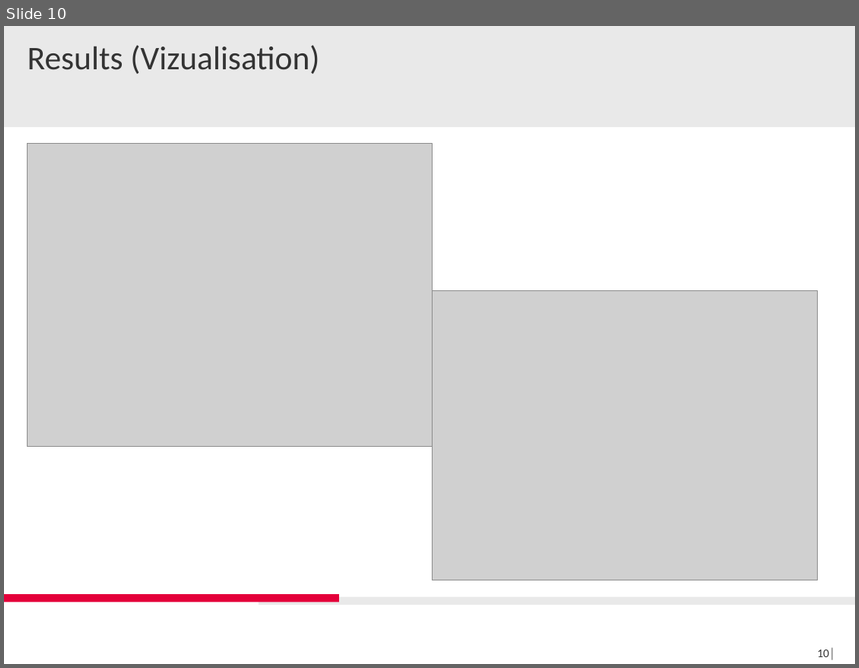
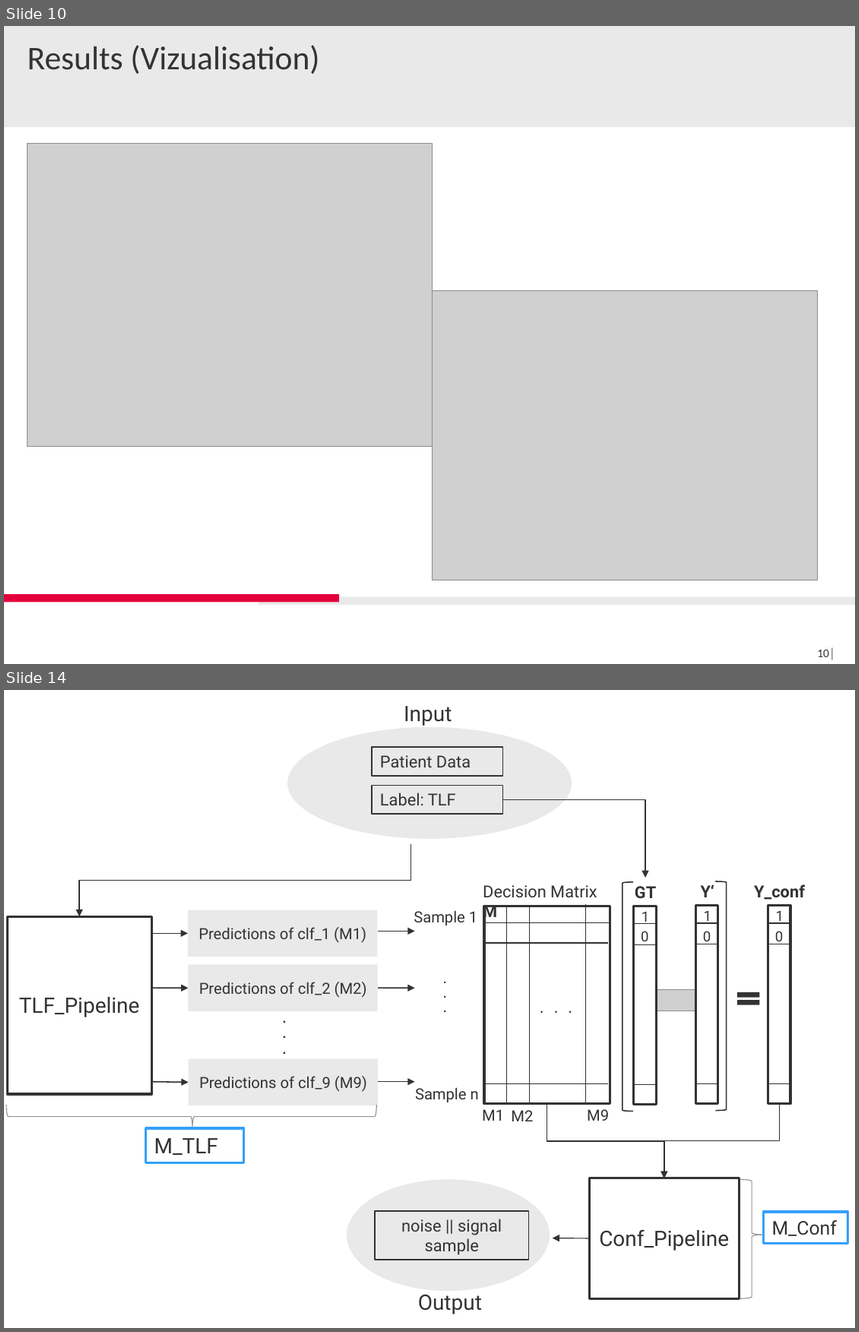
Before and after one commit to IceQueen1996/Masterarbeit, a slide deck: presentations/ProgressReport.pptx. Shown one above the other, each under a label of ours: slide 10 before the commit, slides 10 and 14 after it; the slides between them are not shown. The pictures are 859x668 and 859x1332 pixels, drawn with LibreOffice and Linux fonts; fonts in the diff are those of the drawing; grey boxes stand for pictures; background and template pictures are left out. Boxes give left, top, right and bottom in pixels: in the first picture for what was removed or moved away, otherwise in the second. Text is boxed around its words. In the diff, an @@ line names an element or a change of style, - is before the commit and + after.

```diff
--- a/presentations/ProgressReport.pptx
+++ b/presentations/ProgressReport.pptx
@@ slide 14 added at bbox=[4, 690, 855, 1328], background #FFFFFF @@
@@ group added at bbox=[287, 706, 572, 839]: 2 rectangles, 1 ellipse, 1 text @@
+Patient Data
+Label: TLF
+Input
@@ elbow arrow added from (503, 799) to (645, 878), #333333 1 pt @@
@@ group added at bbox=[7, 844, 805, 1122]: 18 texts, 15 lines, 8 rectangles, 6 arrows, 2 left brackets, 1 elbow arrow, 1 picture, 1 math equal @@
+Decision Matrix M
+M1
+M2
+.
+.
+.
+M9
+Sample n
+Sample 1
+.
+.
+.
+TLF_Pipeline
+Predictions of clf_1 (M1)
+Predictions of clf_2 (M2)
+Predictions of clf_9 (M9)
+.
+.
+.
+Y_conf
+1
+0
+GT
+1
+0
+Y‘
+1
+0
@@ left brace added at bbox=[7, 1105, 377, 1129], outline #969696 0.75 pt @@
@@ elbow arrow added from (547, 1104) to (664, 1179), #323232 1 pt @@
@@ elbow arrow added from (779, 1103) to (664, 1179), #323232 1 pt @@
@@ rectangle added at bbox=[146, 1129, 244, 1163], fill #FFFFFF, outline #34A0FA 2 pt, 18 pt, text #333333 @@
+M_TLF
@@ ellipse added at bbox=[347, 1179, 550, 1291], fill #E9E9E9 @@
@@ rectangle added at bbox=[590, 1179, 740, 1299], fill #FFFFFF, outline #333333 2 pt, 18 pt, text #333333 @@
+Conf_Pipeline
@@ left brace added at bbox=[740, 1179, 764, 1299], outline #969696 0.75 pt @@
@@ rectangle added at bbox=[375, 1211, 529, 1259], outline #333333 1 pt, 14 pt, text #333333 @@
+noise || signal sample
@@ rectangle added at bbox=[763, 1212, 848, 1243], fill #FFFFFF, outline #34A0FA 2 pt, 16 pt, text #333333 @@
+M_Conf
@@ arrow added from (590, 1239) to (552, 1238), #323232 0.75 pt @@
@@ text added at bbox=[418, 1295, 482, 1315], 18 pt, text #333333 @@
+Output
```
Also in this commit, not shown: 2 slides changed, 1 other slide added, 1 slide removed.
